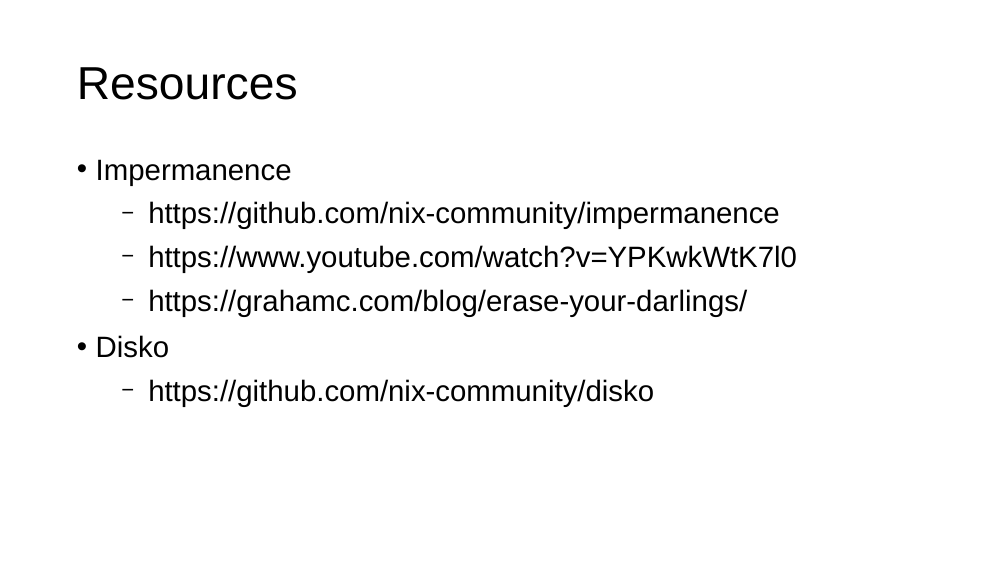
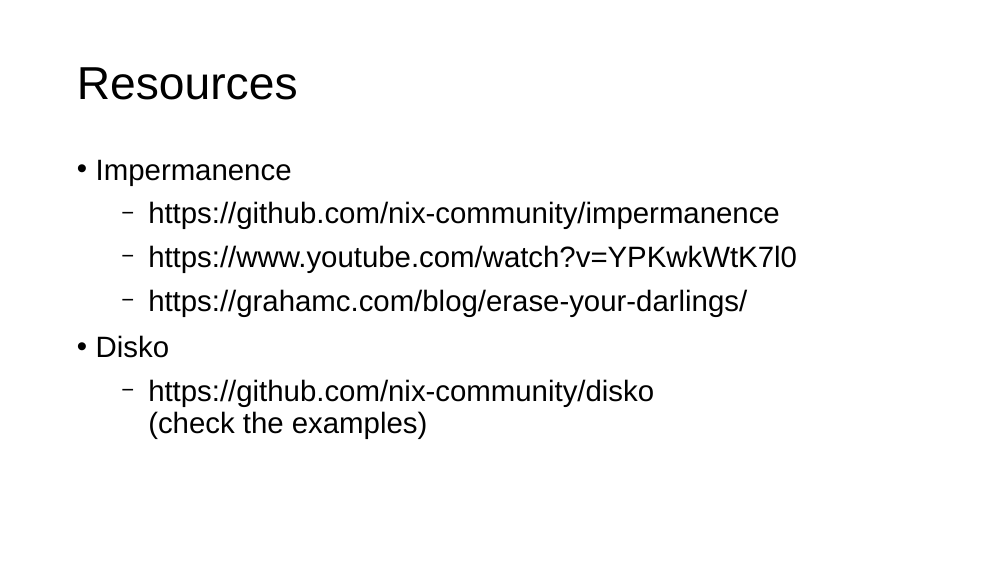
Before and after one commit to Krezzlu/impermanence, a slide deck: slide 10 of slides/slides.odp (slide 9 before the commit). Drawn at 1008x567 pixels with LibreOffice and Linux fonts; fonts in the diff are those of the drawing. Boxes give left, top, right and bottom in pixels: in the first picture for what was removed or moved away, otherwise in the second. Text is boxed around its words. In the diff, an @@ line names an element or a change of style, - is before the commit and + after.

```diff
--- a/slides/slides.odp
+++ b/slides/slides.odp
@@ text at [148, 379, 654, 439]: text changed @@
-  − https://github.com/nix-community/disko
+  − https://github.com/nix-community/disko
+    (check the examples)
```
Also in this commit, not shown: 3 slides added, 2 slides removed, 2 other files.
